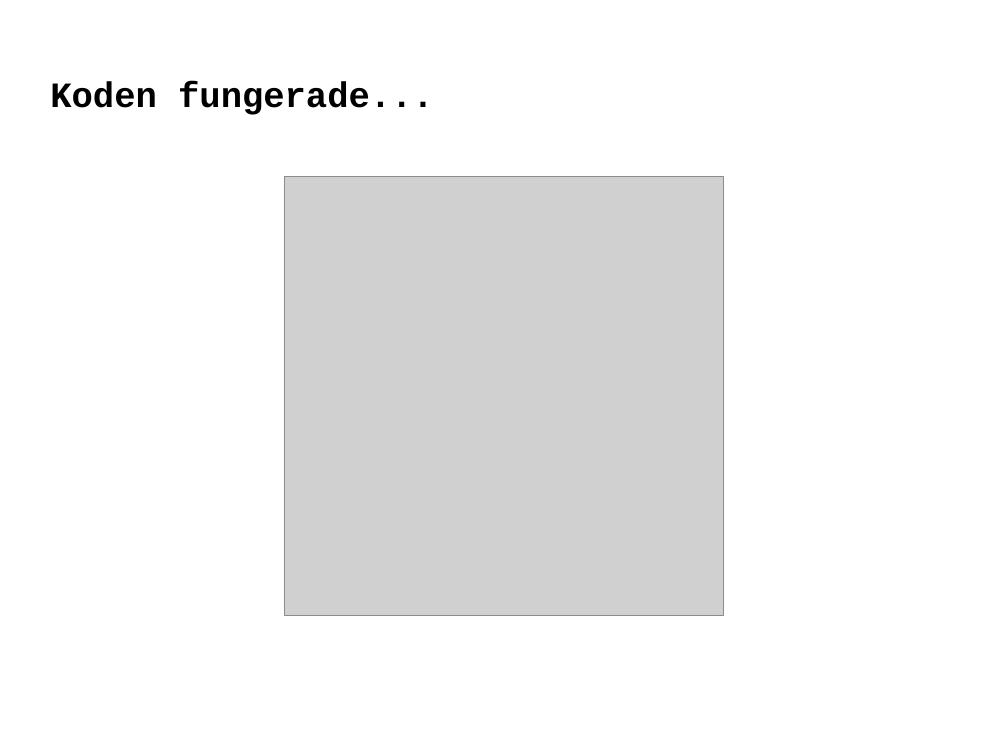
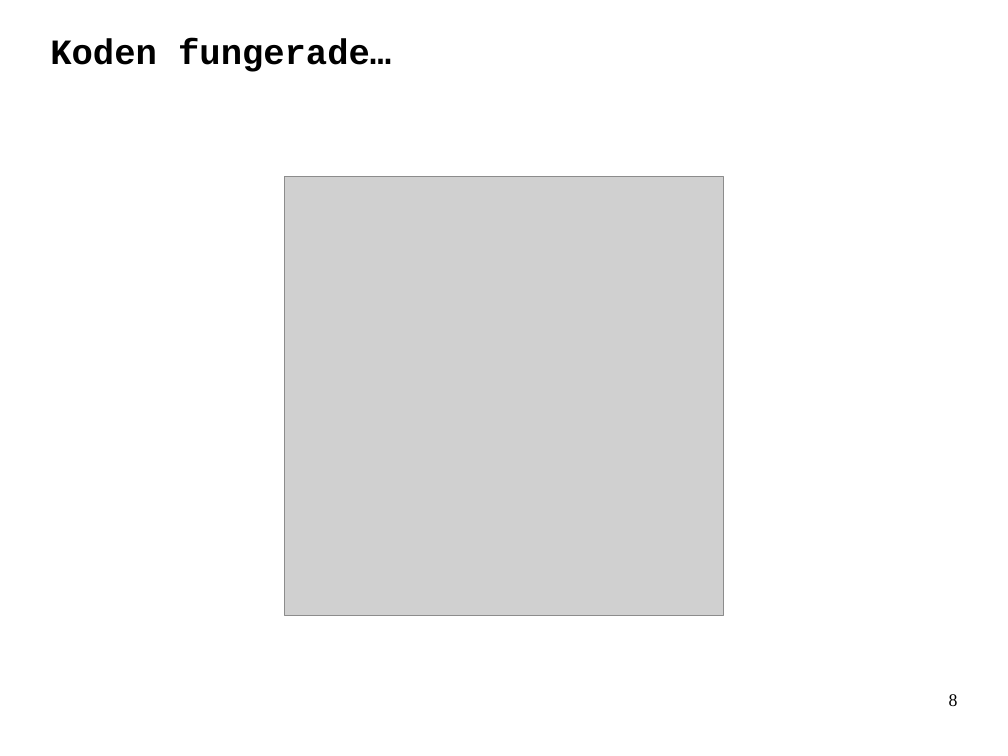
Before and after one commit to erlaan/git2web, a slide deck: slide 8 of log/presentation.odp (slide 7 before the commit). Drawn at 1008x756 pixels with LibreOffice and Linux fonts; fonts in the diff are those of the drawing; grey boxes stand for pictures. Boxes give left, top, right and bottom in pixels: in the first picture for what was removed or moved away, otherwise in the second. Text is boxed around its words. In the diff, an @@ line names an element or a change of style, - is before the commit and + after.

```diff
--- a/log/presentation.odp
+++ b/log/presentation.odp
@@ title at (x1=50, y1=39, x2=391, y2=72): text changed @@
-Koden fungerade...
+Koden fungerade…
@@ page number added at (x1=949, y1=694, x2=958, y2=706), 14 pt, text #000000 @@
+8
```
Also in this commit, not shown: 15 other slides changed, 1 slide added.
